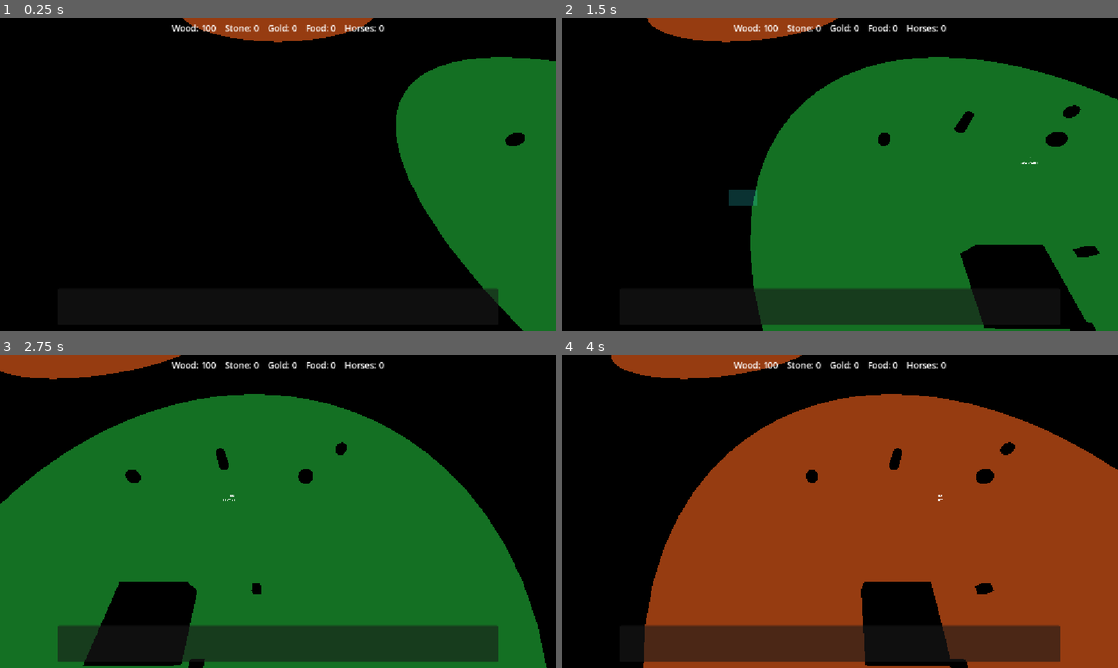
Above: before the commit, frames 1-4 (two rows, left to right).
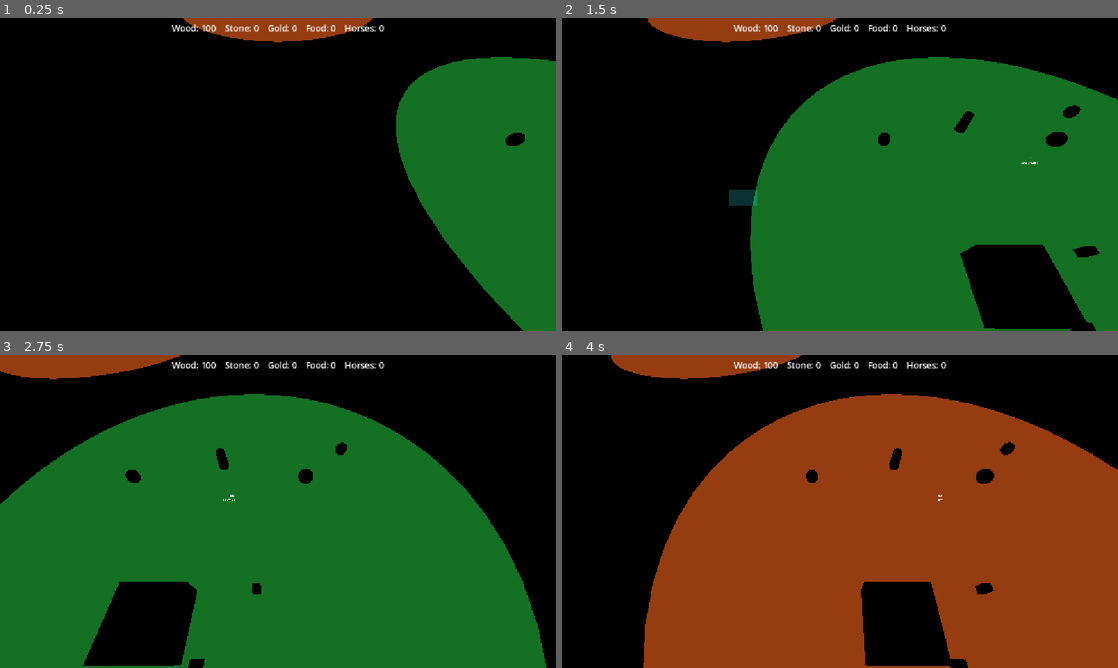
Above: after the commit, the same moments.

Repository: Ferrum-t/RTS-Game
Game: Godot game, scene res://Scenes/World/World.tscn
The game is run twice, just before and just after one commit, with the same random seed, the same clock (stepped at 60 frames per second) and the same inputs.
Inputs (mouse positions are in pixels of both pictures, inside the frame that each line leads up to):
- Up to frame 1 (0.25 s): no input
- Up to frame 2 (1.5 s): tap Enter at 0.5 s; move the mouse to (962, 158) at 0.52 s; hold D (move_right) 0.53-1.25 s; tap C at 0.6 s; click (962, 158) at 0.67 s; drag from (728, 190) to (812, 237) at 1.27 s
- Up to frame 3 (2.75 s): move the mouse to (333, 442) at 2.02 s; hold D (move_right) from 2.03 s (still down); tap P at 2.1 s
- Up to frame 4 (4 s): release D (move_right) at 2.75 s; drag from (812, 574) to (673, 464) at 2.77 s; move the mouse to (1006, 558) at 3.52 s; hold Left (move_left) from 3.53 s (still down); tap U at 3.6 s

The runs differ from the first frame. In frame 1, less than 0.1% of the frame differs, in the area x 86-90%, y 86-92%; in frame 2, 4.7%; in frame 3, 7.3%, in the area x 10-90%, y 86-98%; in frame 4, 7.0%.

Commit message:
M10.1b: hide BottomBar when context is empty

Diff:
--- a/Scripts/UI/CommandBar.gd
+++ b/Scripts/UI/CommandBar.gd
@@ -51,7 +51,6 @@
 		if b is Watchtower:
 			return Context.WATCHTOWER
 		if b is BaseBuilding:
-			# Unknown player building → empty bar.
 			return Context.NONE
 
 	if not sm.has_method("get_valid_selection"):
@@ -66,13 +65,14 @@
 
 
 func _apply_context(ctx: int) -> void:
+	var show_bar: bool = ctx == Context.WORKER or ctx == Context.BARRACKS or ctx == Context.TOWN_CENTER
+	visible = show_bar
 	if worker_group:
 		worker_group.visible = ctx == Context.WORKER
 	if barracks_group:
 		barracks_group.visible = ctx == Context.BARRACKS
 	if town_center_group:
 		town_center_group.visible = ctx == Context.TOWN_CENTER
-	# Watchtower / NONE → all groups hidden.
 
 
 func _cancel_ghost() -> void:
